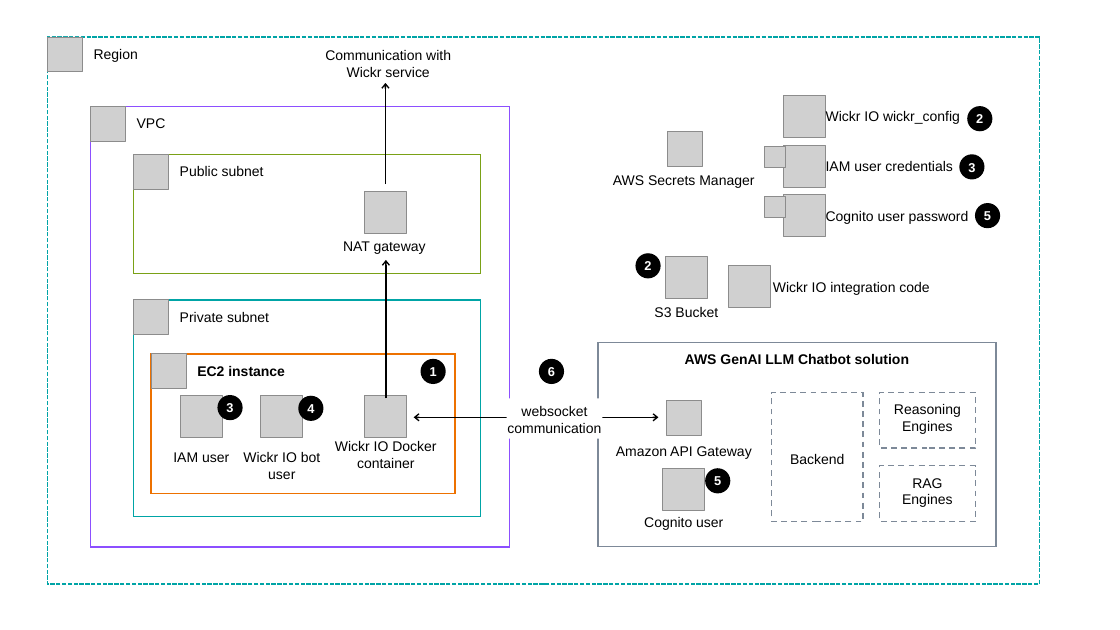
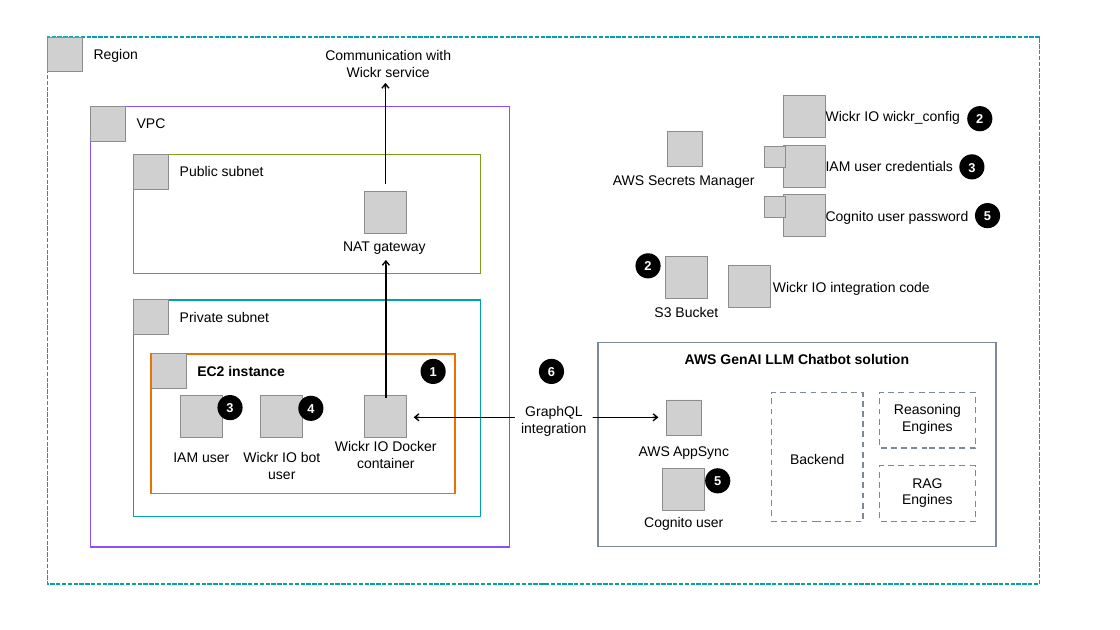
Before and after one commit to aws-samples/secure-messenger-genai-chatbot, a slide deck: slide 1 of doc/architecture.pptx. Drawn at 1120x630 pixels with LibreOffice and Linux fonts; fonts in the diff are those of the drawing; grey boxes stand for pictures. Boxes give left, top, right and bottom in pixels: in the first picture for what was removed or moved away, otherwise in the second. Text is boxed around its words. In the diff, an @@ line names an element or a change of style, - is before the commit and + after.

```diff
--- a/doc/architecture.pptx
+++ b/doc/architecture.pptx
@@ text at bbox=[521, 406, 586, 436]: text changed @@
-websocket communication
+GraphQL integration
@@ text at bbox=[639, 446, 729, 459]: text changed @@
-Amazon API Gateway
+AWS AppSync
```
Also in this commit, not shown: 10 other files.
